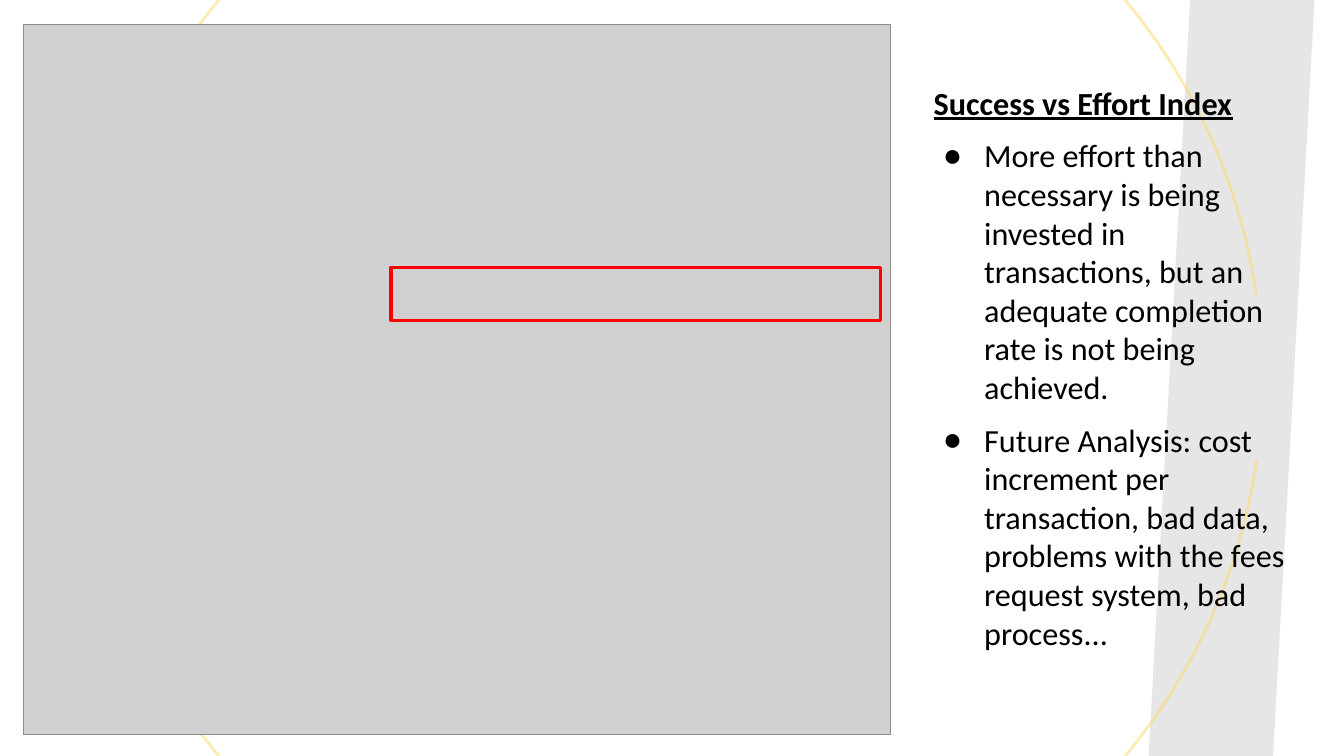
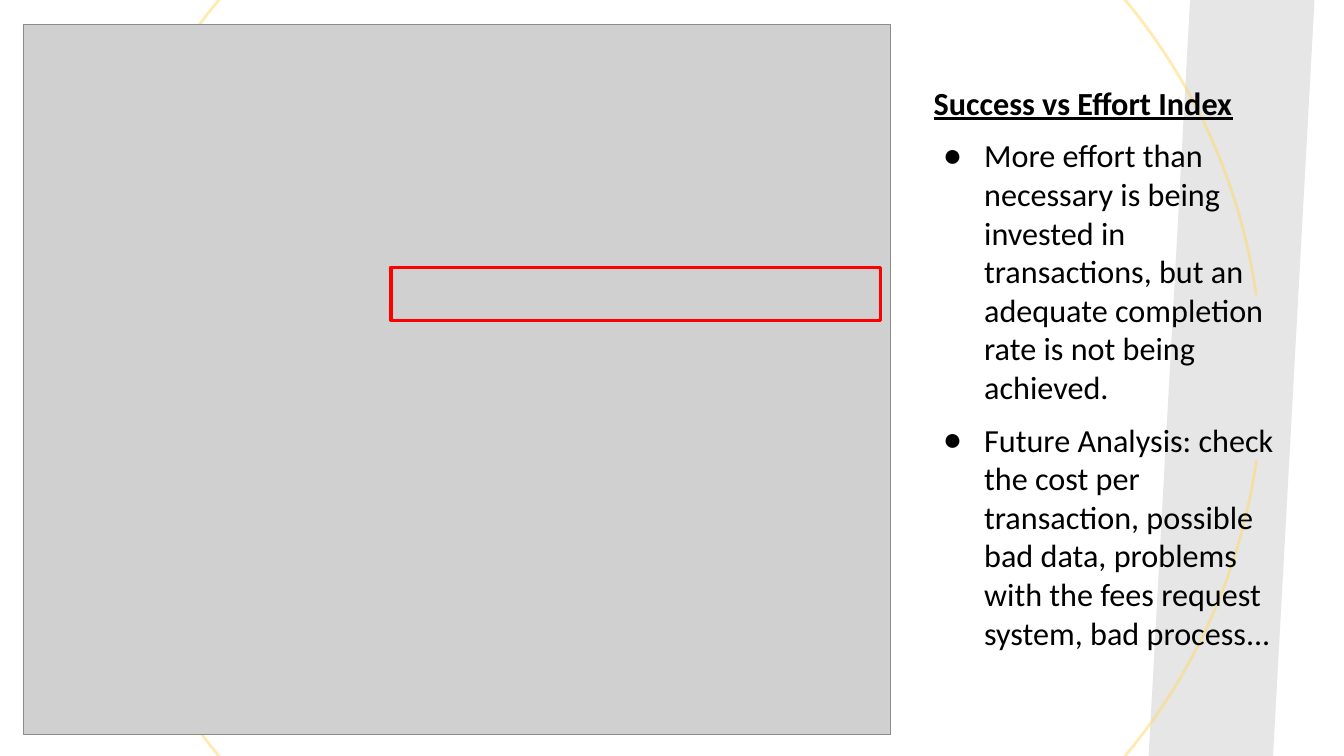
Before and after one commit to D-R44001F/project1-ironhack-payments, a slide deck: slide 4 of presentation.pptx. Drawn at 1344x756 pixels with LibreOffice and Linux fonts; fonts in the diff are those of the drawing; grey boxes stand for pictures. Boxes give left, top, right and bottom in pixels: in the first picture for what was removed or moved away, otherwise in the second. Text is boxed around its words. In the diff, an @@ line names an element or a change of style, - is before the commit and + after.

```diff
--- a/presentation.pptx
+++ b/presentation.pptx
@@ text at (984,429,1274,653): text changed @@
-● Future Analysis: cost increment per transaction, bad data, problems with the fees request system, bad process...
+● Future Analysis: check the cost per transaction, possible bad data, problems with the fees request system, bad process...
```
Also in this commit, not shown: 3 slides added, 1 slide removed, 11 other files.
